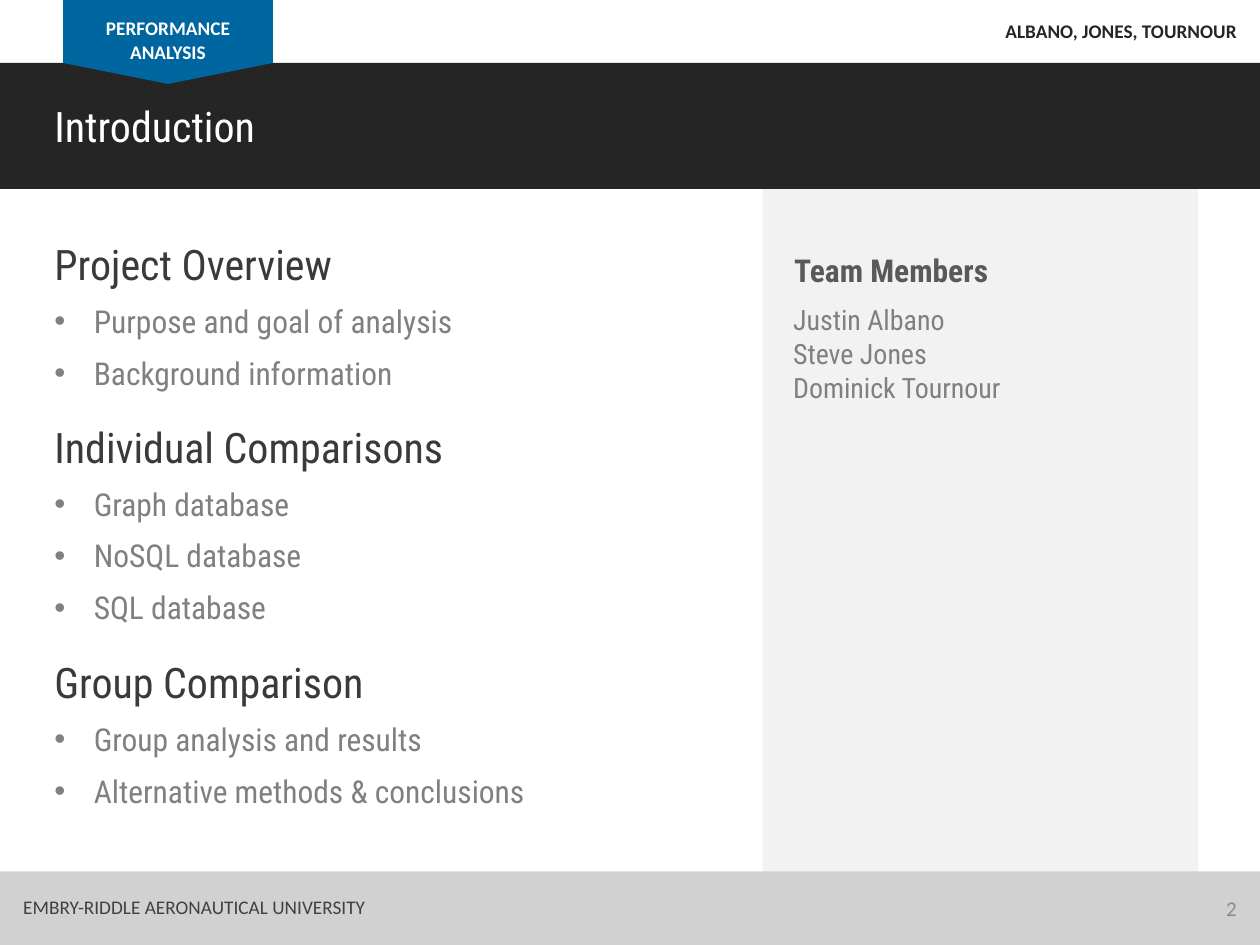
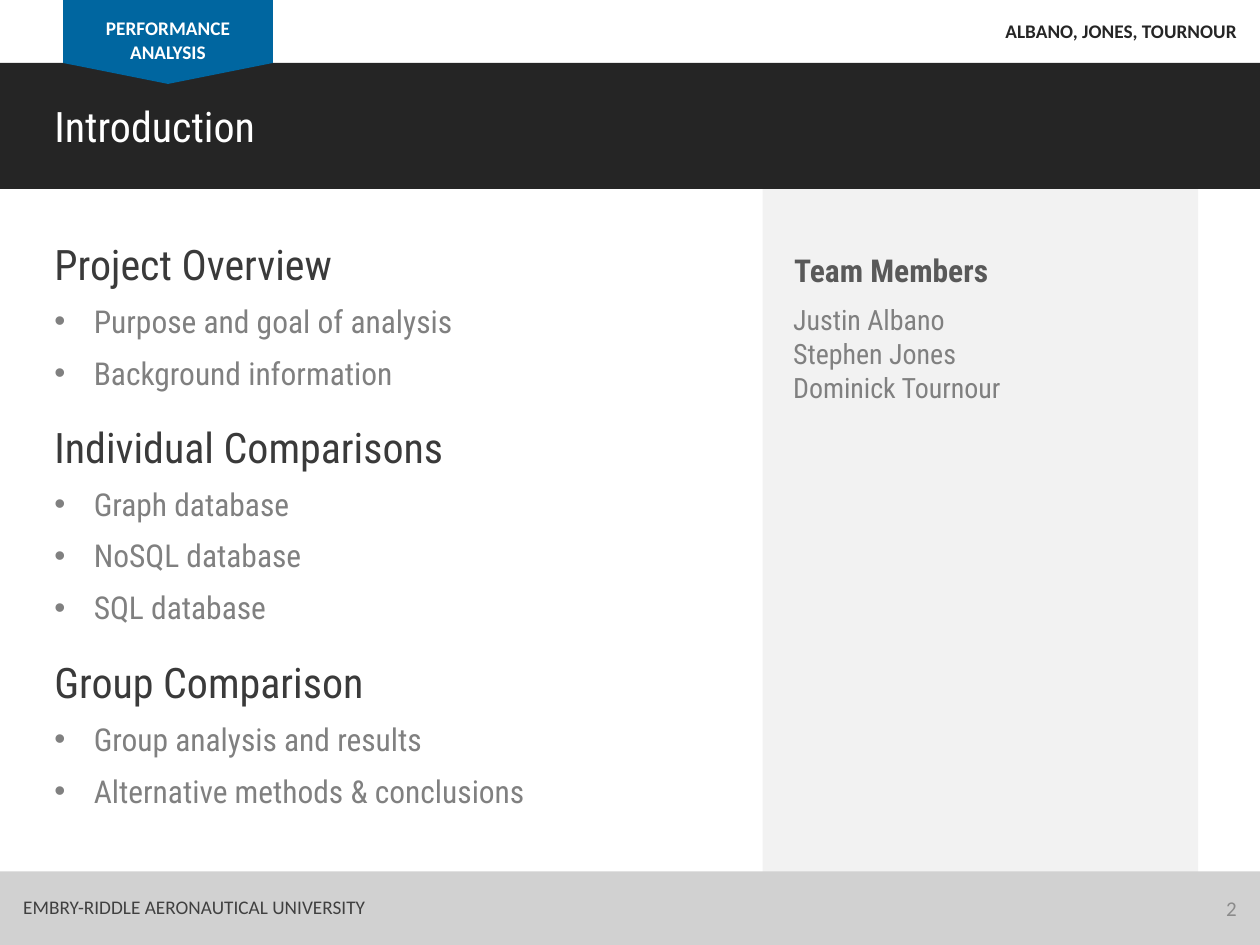
Before and after one commit to albanoj2/se655_final_project, a slide deck: slide 2 of docs/In_class_presentation.pptx. Drawn at 1260x945 pixels with LibreOffice and Linux fonts; fonts in the diff are those of the drawing. Boxes give left, top, right and bottom in pixels: in the first picture for what was removed or moved away, otherwise in the second. Text is boxed around its words. In the diff, an @@ line names an element or a change of style, - is before the commit and + after.

```diff
--- a/docs/In_class_presentation.pptx
+++ b/docs/In_class_presentation.pptx
@@ text at (793,343,956,370): text changed @@
-Steve Jones
+Stephen Jones
```
Also in this commit, not shown: 6 other slides changed, 10 slides added.
